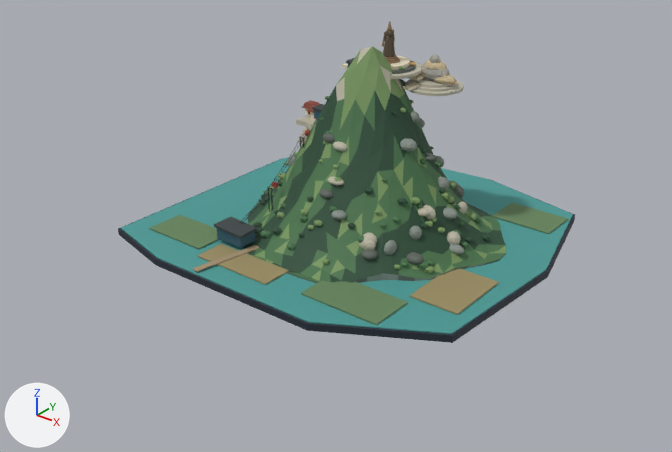
The glTF model client/public/models/landmarks/mysterios6.glb: old version first, new version second.
Before and after are seen from a camera (50 mm lens) standing at (32.2, -43.4, 26.5) and looking at (-0.1, -3.1, 1.4). The lights are fixed; the arrows at lower left show +X, +Y and +Z. The older version comes first. Vertices at exactly the same position are counted once.

In view in the first picture: 'BASE', 'BA_PAGODA_COMPLEX', 'CABLE_CAR_CABLES', 'CABLE_CAR_STATIONS', 'FOREST', 'LOWLAND_ENVIRONMENT', 'MAITREYA_STATUE', 'MOUNTAIN_TERRAIN', 'ROCK_OUTCROPS', 'SUMMIT_TERRACES', 'TAY_BO_DA_SON_STATUE'.
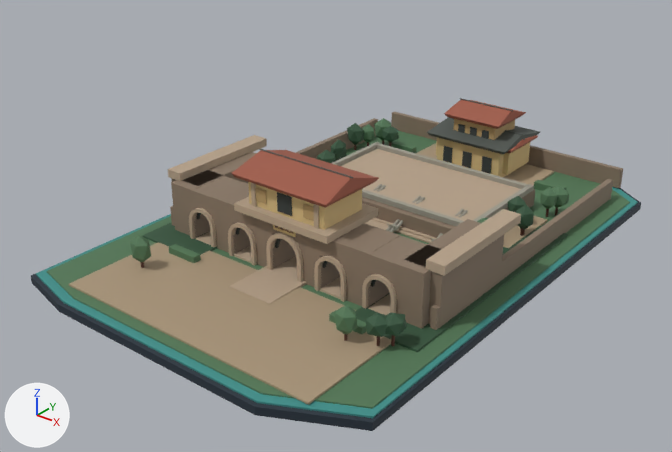
Patch to the scene script:
```diff
--- a/client/public/models/landmarks/mysterios6.glb.py
+++ b/client/public/models/landmarks/mysterios6.glb.py
@@ mat_r2pl___shared_opaque_heritage_vertex_palette @@
+mat_r2pl___shared_opaque_heritage_vertex_palette = bpy.data.materials.new('R2PL | shared opaque heritage vertex palette')
+mat_r2pl___shared_opaque_heritage_vertex_palette.use_nodes = True; mat_r2pl___shared_opaque_heritage_vertex_palette.node_tree.nodes.clear()
+_N = mat_r2pl___shared_opaque_heritage_vertex_palette.node_tree.nodes; _L = mat_r2pl___shared_opaque_heritage_vertex_palette.node_tree.links
+n0 = _N.new('ShaderNodeBsdfPrincipled'); n0.name = 'Principled BSDF'
+n0.inputs[2].default_value = 0.74  # 'Roughness'
+n1 = _N.new('ShaderNodeOutputMaterial'); n1.name = 'Material Output'
+n2 = _N.new('ShaderNodeVertexColor'); n2.name = 'Color Attribute'
+_L.new(n0.outputs[0], n1.inputs[0])  # 'BSDF' to 'Surface'
+_L.new(n2.outputs[0], n0.inputs[0])  # 'Color' to 'Base Color'
@@ me_full_mountain_dark_diorama_base_mesh @@
-me_full_mountain_dark_diorama_base_mesh.from_pydata(...)  # 36 vertices, 64 faces; spans x -12.0..12.0, y -11.7..11.4, z 0.0..0.5
-me_full_mountain_dark_diorama_base_mesh.materials.append(mat_r2pl___shared_opaque_vertex_color_palette)
+me_full_mountain_dark_diorama_base_mesh.from_pydata(...)  # 48 vertices, 84 faces; spans x -12.0..12.0, y -18.0..18.0, z -0.6..0.0
+# me_full_mountain_dark_diorama_base_mesh part 1: the loose piece of 18 vertices spanning x -12.0..12.0, y -11.7..11.4, z 0.0..0.4 is rebuilt with 16 vertices and now spans x -11.5..11.5, y -17.2..17.2, z -0.1..0.0, in mat_r2pl___shared_opaque_heritage_vertex_palette
+# me_full_mountain_dark_diorama_base_mesh part 2: the loose piece of 18 vertices spanning x -11.9..11.9, y -11.6..11.3, z 0.4..0.5 is rebuilt with 16 vertices and now spans x -11.8..11.8, y -17.7..17.7, z -0.2..-0.1, in mat_r2pl___shared_opaque_heritage_vertex_palette
+# me_full_mountain_dark_diorama_base_mesh part 3: a new loose piece of 16 vertices spanning x -12.0..12.0, y -18.0..18.0, z -0.6..-0.2, in mat_r2pl___shared_opaque_heritage_vertex_palette
+me_full_mountain_dark_diorama_base_mesh.materials.append(mat_r2pl___shared_opaque_heritage_vertex_palette)
@@ ob_mountain_terrain @@
-ob_mountain_terrain = bpy.data.objects.new('MOUNTAIN_TERRAIN', me_one_coherent_isolated_ba_den_mountain_mass_mesh)
@@ ob_forest @@
-ob_forest = bpy.data.objects.new('FOREST', me_icosphere_034)
@@ ob_rock_outcrops @@
-ob_rock_outcrops = bpy.data.objects.new('ROCK_OUTCROPS', me_icosphere)
@@ ob_summit_terraces @@
-ob_summit_terraces = bpy.data.objects.new('SUMMIT_TERRACES', me_cylinder)
@@ ob_tay_bo_da_son_statue @@
-ob_tay_bo_da_son_statue = bpy.data.objects.new('TAY_BO_DA_SON_STATUE', me_cylinder_006)
@@ ob_maitreya_statue @@
-ob_maitreya_statue = bpy.data.objects.new('MAITREYA_STATUE', me_icosphere_158)
@@ ob_ba_pagoda_complex @@
-ob_ba_pagoda_complex = bpy.data.objects.new('BA_PAGODA_COMPLEX', me_ba_pagoda_supported_mountainside_terrace_mesh)
@@ ob_cable_car_stations @@
-ob_cable_car_stations = bpy.data.objects.new('CABLE_CAR_STATIONS', me_cube_024)
@@ ob_cable_car_cables @@
-ob_cable_car_cables = bpy.data.objects.new('CABLE_CAR_CABLES', me_cylinder_020)
@@ ob_lowland_environment @@
-ob_lowland_environment = bpy.data.objects.new('LOWLAND_ENVIRONMENT', me_cube)
@@ ob_landscaping @@
+ob_landscaping = bpy.data.objects.new('LANDSCAPING', me_cylinder_071)  # 688 vertices, 1152 faces; spans x -10.0..9.8, y -13.0..13.6, z 0.0..2.3
+ob_landscaping.location = (0.0, 0.0, 0.0)
@@ ob_historic_wall_segments @@
+ob_historic_wall_segments = bpy.data.objects.new('HISTORIC_WALL_SEGMENTS', me_cube_070)  # a box spanning x -10.2..-9.8, y -7.5..14.5, z 0.0..1.4; a box spanning x 9.8..10.2, y -7.5..14.5, z 0.0..1.4; a box spanning x -9.9..9.9, y 16.5..16.9, z 0.0..1.4
+ob_historic_wall_segments.location = (0.0, 0.0, 0.0)
@@ ob_courtyard @@
+ob_courtyard = bpy.data.objects.new('COURTYARD', me_cube_1)  # 48 vertices, 72 faces; spans x -10.5..10.5, y -16.5..16.3, z 0.0..0.2
+ob_courtyard.location = (0.0, 0.0, 0.0)
@@ ob_hau_lau @@
+ob_hau_lau = bpy.data.objects.new('HAU_LAU', me_cube_060)  # 216 vertices, 360 faces; spans x -3.46..3.46, y 11.61..16.99, z 0.03..4.79
+ob_hau_lau.location = (0.0, 0.0, 0.0)
@@ ob_dragon_steps @@
+ob_dragon_steps = bpy.data.objects.new('DRAGON_STEPS', me_cube_050)  # 1480 vertices, 2552 faces; spans x -5.2..5.2, y 0.15..3.89, z 0.02..1.52
+ob_dragon_steps.location = (0.0, 0.0, 0.0)
@@ ob_kinh_thien_foundation @@
+ob_kinh_thien_foundation = bpy.data.objects.new('KINH_THIEN_FOUNDATION', me_cube_044)  # 64 vertices, 104 faces; spans x -6.6..6.6, y 1.45..10.15, z 0.03..1.59
+ob_kinh_thien_foundation.location = (0.0, 0.0, 0.0)
@@ ob_doan_mon_gatehouse @@
+ob_doan_mon_gatehouse = bpy.data.objects.new('DOAN_MON_GATEHOUSE', me_cube_036)  # 944 vertices, 1820 faces; spans x -3.53..3.53, y -8.44..-3.65, z 2.84..6.62
+ob_doan_mon_gatehouse.location = (0.0, 0.0, 0.0)
@@ ob_doan_mon_gate_arches @@
+ob_doan_mon_gate_arches = bpy.data.objects.new('DOAN_MON_GATE_ARCHES', me_đoan_môn_visible_voussoir_arch_0_mesh)  # 304 vertices, 612 faces; spans x -7.9..7.9, y -8.1..-7.7, z 0.0..2.8
+ob_doan_mon_gate_arches.location = (0.0, 0.0, 0.0)
@@ ob_doan_mon_walls @@
+ob_doan_mon_walls = bpy.data.objects.new('DOAN_MON_WALLS', me_cube_006)  # 820 vertices, 1500 faces; spans x -10.4..10.4, y -8.0..0.7, z 0.0..3.9
+ob_doan_mon_walls.location = (0.0, 0.0, 0.0)
```

Boxes (x1, y1, x2, y2) around the edits, measured in the pictures (672 x 452 px):
'BASE', reshaped, recoloured (33% wider, 62% taller)
    before: (118, 158, 575, 343)
    after: (31, 130, 641, 431)
'MOUNTAIN_TERRAIN', deleted (green)
    before: (244, 46, 506, 283)
'COURTYARD', added (beige)
    after: (69, 143, 568, 405)
'DOAN_MON_WALLS', added (brown)
    after: (168, 135, 521, 329)
'KINH_THIEN_FOUNDATION', added (beige)
    after: (331, 142, 535, 238)
'DOAN_MON_GATEHOUSE', added (brown)
    after: (231, 149, 379, 244)
'LOWLAND_ENVIRONMENT', deleted
    before: (149, 161, 568, 325)
'HISTORIC_WALL_SEGMENTS', added
    after: (170, 111, 623, 330)
'HAU_LAU', added
    after: (427, 98, 540, 177)
'LANDSCAPING', added
    after: (130, 118, 569, 346)
'ROCK_OUTCROPS', deleted
    before: (288, 79, 467, 265)
'DOAN_MON_GATE_ARCHES', added
    after: (189, 208, 397, 313)
'FOREST', deleted
    before: (253, 96, 490, 273)
'SUMMIT_TERRACES', deleted
    before: (342, 56, 464, 96)
'CABLE_CAR_STATIONS', deleted
    before: (214, 58, 354, 248)
'MAITREYA_STATUE', deleted
    before: (418, 54, 456, 85)
'DRAGON_STEPS', added
    after: (372, 184, 468, 243)
'TAY_BO_DA_SON_STATUE', deleted (brown)
    before: (382, 21, 400, 64)
'BA_PAGODA_COMPLEX', deleted
    before: (296, 100, 320, 144)
'CABLE_CAR_CABLES', deleted
    before: (240, 121, 316, 224)
part 1 of me_full_mountain_dark_diorama_base_mesh, rebuilt (28% wider, 50% taller)
    before: (118, 158, 575, 343)
    after: (47, 131, 630, 409)
part 2 of me_full_mountain_dark_diorama_base_mesh, rebuilt (33% wider, 63% taller)
    before: (121, 158, 573, 334)
    after: (36, 130, 638, 418)
part 3 of me_full_mountain_dark_diorama_base_mesh, added
    after: (31, 188, 641, 431)
